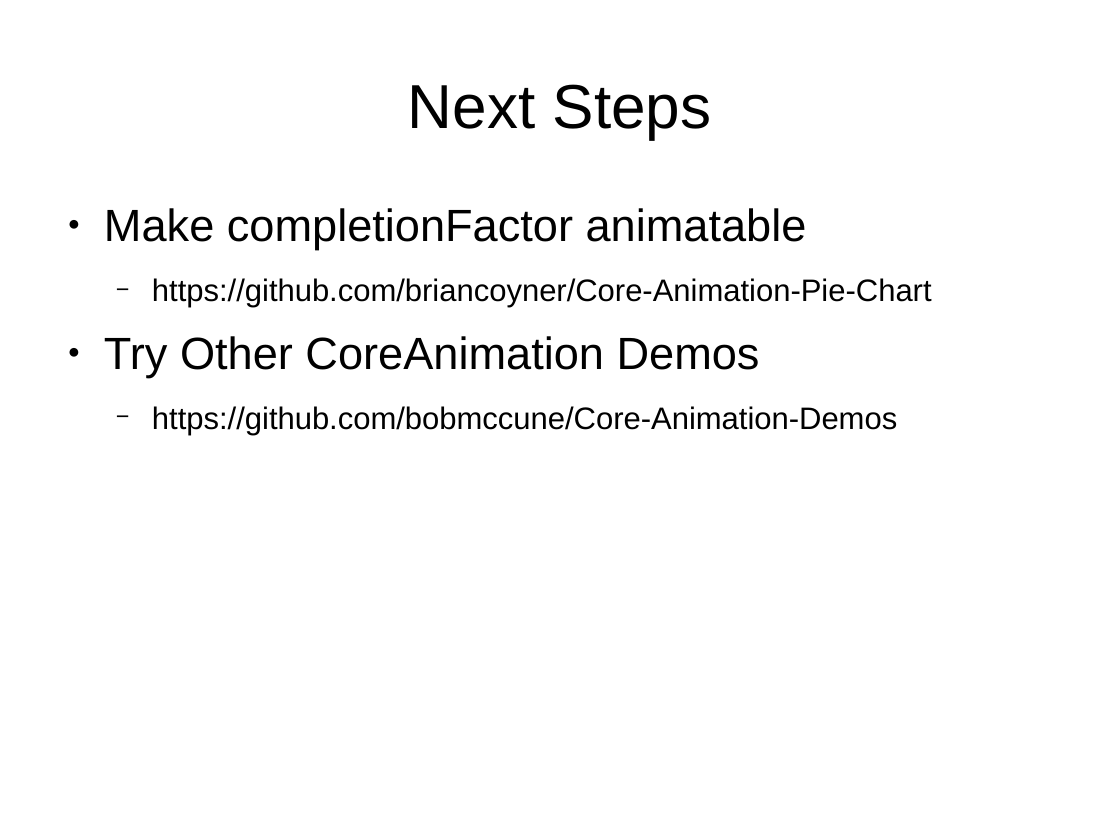
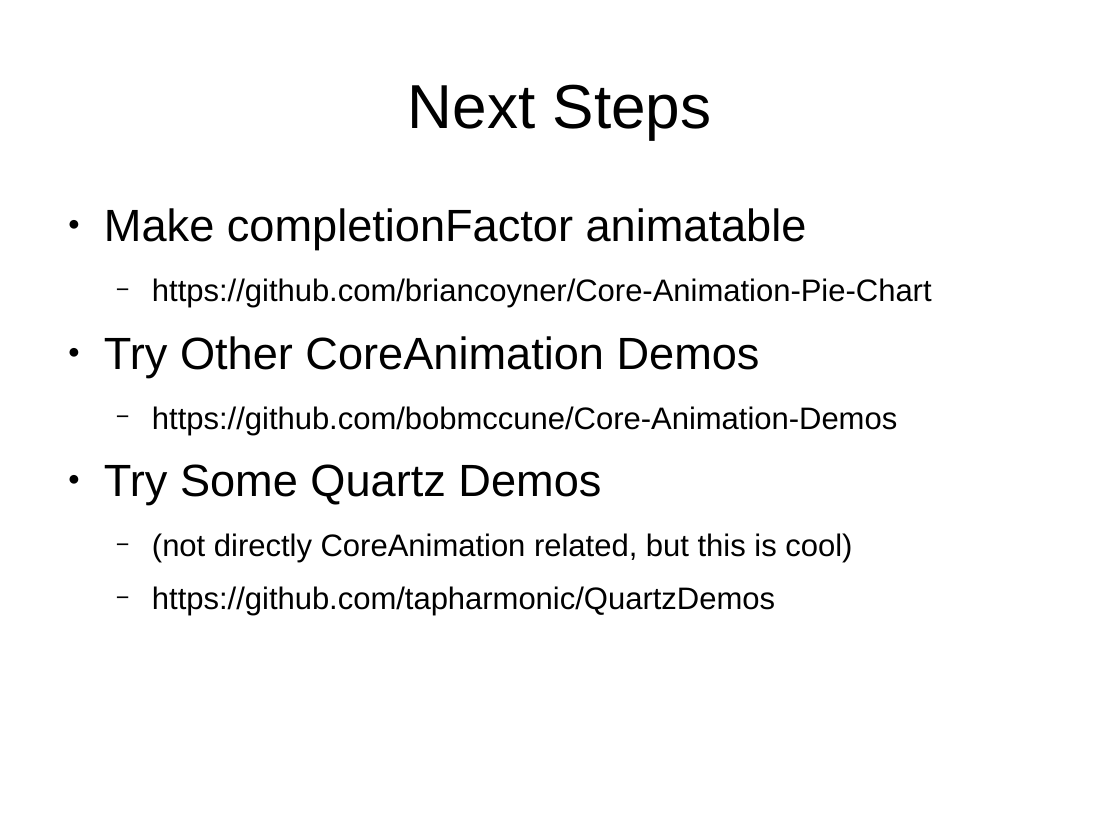
Before and after one commit to hborders/HBProgressView, a slide deck: slide 11 of presentation.odp. Drawn at 1120x840 pixels with LibreOffice and Linux fonts; fonts in the diff are those of the drawing. Boxes give left, top, right and bottom in pixels: in the first picture for what was removed or moved away, otherwise in the second. Text is boxed around its words. In the diff, an @@ line names an element or a change of style, - is before the commit and + after.

```diff
--- a/presentation.odp
+++ b/presentation.odp
@@ text at <box>104,464,852,616</box>: paragraphs added @@
+● Try Some Quartz Demos
+  − (not directly CoreAnimation related, but this is cool)
+  − https://github.com/tapharmonic/QuartzDemos
```
Also in this commit, not shown: 2 other slides changed, 1 other file.
